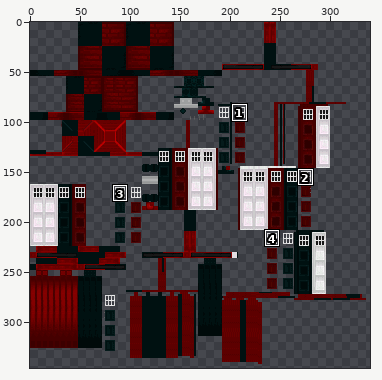
Sprite sheet, stored at src/main/resources/assets/awt/textures/blockentities/exteriors/gamblebox/gamblebox.png. Above: a wide view before the commit, with the close-up outlined.
Close-up. The starting point:
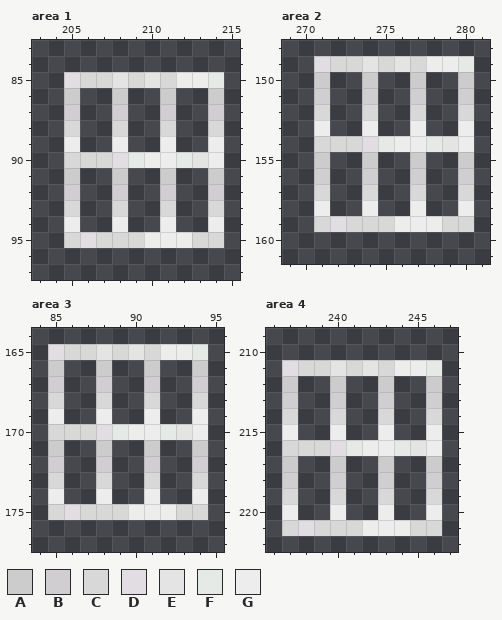
The file is 512x512 pixels. Pixels under 10% opacity are left out. Colours within 5 levels of each other are drawn and written as one. Shown: area 1: x 203..215, y 83..97; area 2: x 269..281, y 148..161; area 3: x 84..95, y 164..177; area 4: x 236..247, y 209..222. The wide view leaves out empty margins. The commit also changed other parts of the picture, which this record leaves out.
Palette (. is transparent): A #cccccc  B #d1ced2  C #d8d8d8  D #e1dde2  E #e4e4e4  F #e6eae6  G #ededed
Pixels before, area 1, first column x 205:
85 DCCECECGGF
86 A..A..A..A
87 B..B..B..B
88 C..C..C..C
89 G..G..G..G
90 CCCDFGGFEG
91 A..A..A..A
92 B..B..B..B
93 C..C..C..C
94 G..G..G..G
95 CDCCCGGGCC
Pixels before, area 2, first column x 271:
149 DCCECECGGF
150 A..A..A..A
151 B..B..B..B
152 C..C..C..C
153 G..G..G..G
154 CCCDFGGFEG
155 A..A..A..A
156 B..B..B..B
157 C..C..C..C
158 G..G..G..G
159 CDCCCGGGCC
Pixels before, area 3, first column x 85:
165 DCCECECGGF
166 A..A..A..A
167 B..B..B..B
168 C..C..C..C
169 G..G..G..G
170 CCCDFGGFEG
171 A..A..A..A
172 B..B..B..B
173 C..C..C..C
174 G..G..G..G
175 CDCCCGGGCC
Pixels before, area 4, first column x 237:
211 DCCECECGGF
212 A..A..A..A
213 B..B..B..B
214 C..C..C..C
215 G..G..G..G
216 CCCDFGGFEG
217 A..A..A..A
218 B..B..B..B
219 C..C..C..C
220 G..G..G..G
221 CDCCCGGGCC
The same view after the edit:
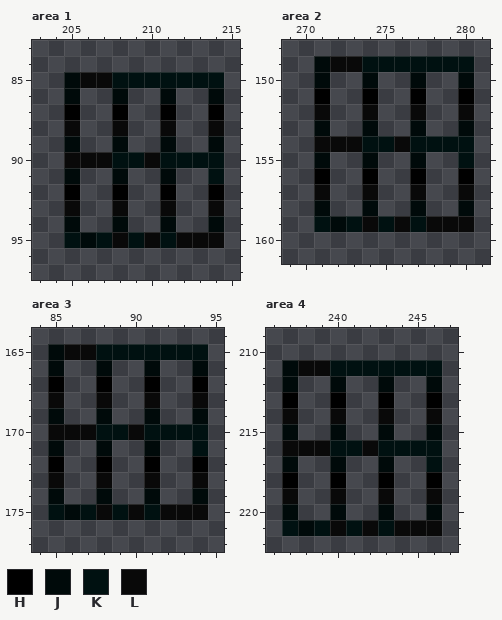
Colours new in this view: H #000000  J #000a0a  K #001111  L #090909
What changed:
Changed rows in their new state; - is an unchanged pixel.
Area 1:
first column x 205:
85 JLLKKKKKKK
86 J--J--J--J
87 H--H--H--H
88 L--L--L--L
89 J--J--J--J
90 LLLKKLKKKK
91 J--J--J--K
92 H--H--H--H
93 L--L--L--L
94 J--J--J--J
95 KJKLKLKLLL
Area 2:
first column x 271:
149 JLLKKKKKKK
150 J--J--J--J
151 H--H--H--H
152 L--L--L--L
153 J--J--J--J
154 LLLKKLKKKK
155 J--J--J--K
156 H--H--H--H
157 L--L--L--L
158 J--J--J--J
159 KJKLKLKLLL
Area 3:
first column x 85:
165 JLLKKKKKKK
166 J--J--J--J
167 H--H--H--H
168 L--L--L--L
169 J--J--J--J
170 LLLKKLKKKK
171 J--J--J--K
172 H--H--H--H
173 L--L--L--L
174 J--J--J--J
175 KJKLKLKLLL
Area 4:
first column x 237:
211 JLLKKKKKKK
212 J--J--J--J
213 H--H--H--H
214 L--L--L--L
215 J--J--J--J
216 LLLKKLKKKK
217 J--J--J--K
218 H--H--H--H
219 L--L--L--L
220 J--J--J--J
221 KJKLKLKLLL
Pixel boxes of the changes (left, top, right, bottom) in both close-ups:
changed: (64, 72, 224, 248)
changed: (314, 56, 474, 232)
changed: (48, 344, 208, 520)
changed: (282, 360, 442, 536)
